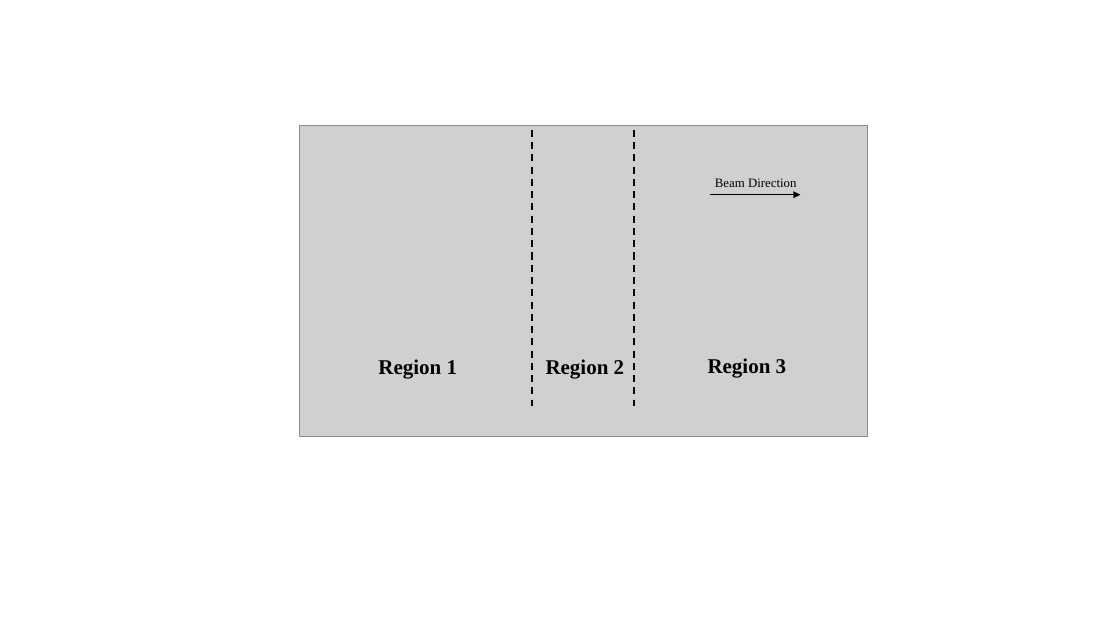
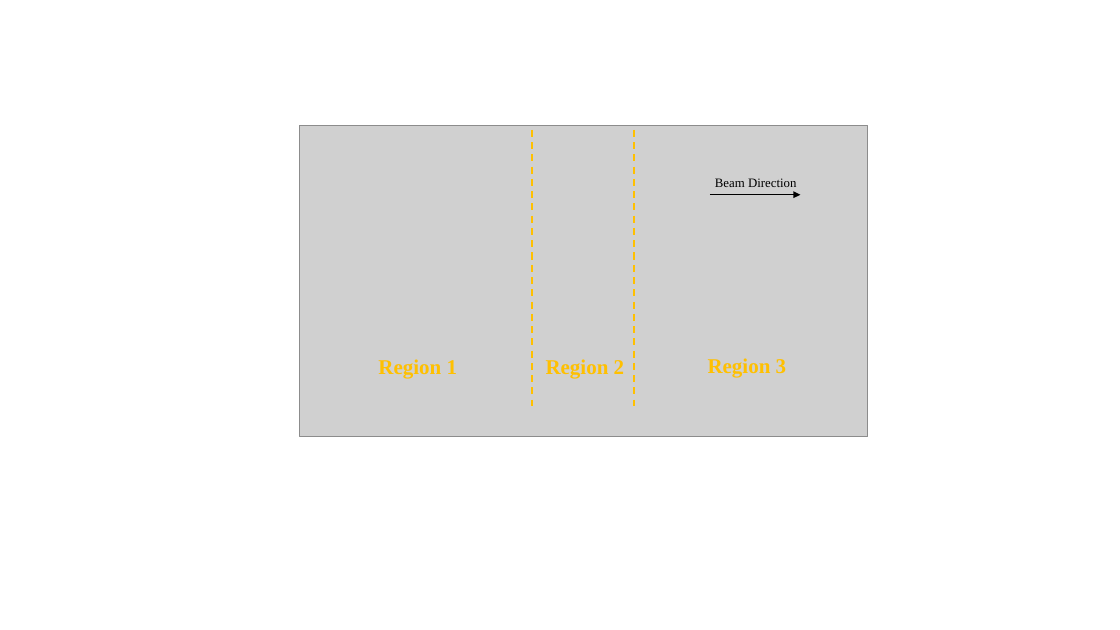
Before and after one commit to RobertXii/BaF-Error-Signal-Simulation, a slide deck: slide 1 of Figures/Final/Figure Edits.pptx. Drawn at 1120x630 pixels with LibreOffice and Linux fonts; fonts in the diff are those of the drawing; grey boxes stand for pictures. Boxes give left, top, right and bottom in pixels: in the first picture for what was removed or moved away, otherwise in the second. Text is boxed around its words. In the diff, an @@ line names an element or a change of style, - is before the commit and + after.

```diff
--- a/Figures/Final/Figure Edits.pptx
+++ b/Figures/Final/Figure Edits.pptx
@@ line (532, 130) - (532, 407): stroke #000000 1.5 pt dashed to #FFC000 1.5 pt dashed @@
@@ line (634, 130) - (634, 407): stroke #000000 1.5 pt dashed to #FFC000 1.5 pt dashed @@
@@ text colour #000000 to #FFC000 in 3 elements at [378, 359, 457, 379], [546, 359, 624, 379], [708, 358, 786, 378] @@
```
Also in this commit, not shown: 6 slides added, 6 slides removed, 9 other files.
